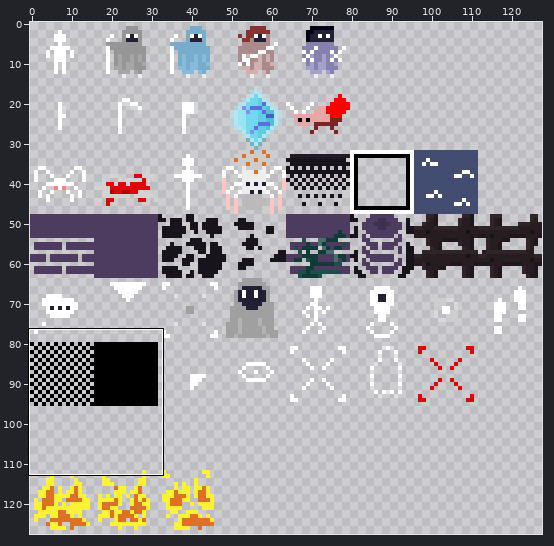
Edited in one commit: sprite sheet (assets/spritesheet.png). The first picture is a wide view before the edit; the outline marks the close-up.
Close-up. Old version:
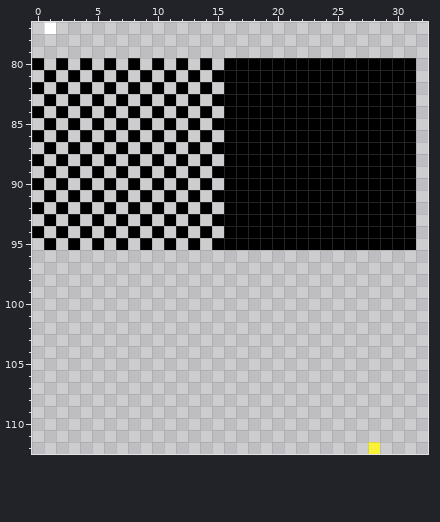
The file is 128x128 pixels. Colours within 5 levels of each other are drawn and written as one. Shown: x 0..32, y 77..112.
And afterwards:
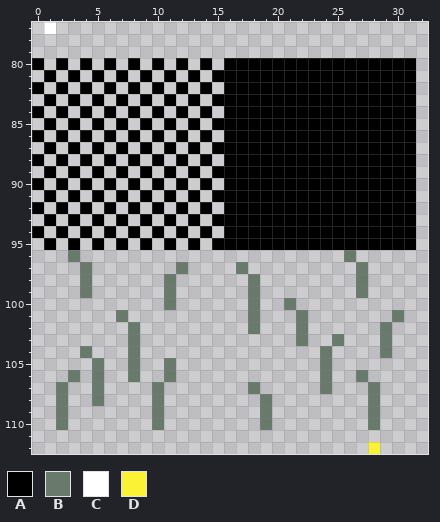
Palette (. is transparent): A #000000  B #687a6c  C #ffffff  D #fbf236
From old to new:
@@ x 0..32 @@
  95 .A.A.A.A.A.A.A.AAAAAAAAAAAAAAAAA.
- 96 .................................
- 97 .................................
- 98 .................................
- 99 .................................
-100 .................................
-101 .................................
-102 .................................
-103 .................................
-104 .................................
-105 .................................
-106 .................................
-107 .................................
-108 .................................
-109 .................................
-110 .................................
+ 96 ...B......................B......
+ 97 ....B.......B....B.........B.....
+ 98 ....B......B......B........B.....
+ 99 ....B......B......B........B.....
+100 ...........B......B..B...........
+101 .......B..........B...B.......B..
+102 ........B.........B...B......B...
+103 ........B.............B..B...B...
+104 ....B...B...............B....B...
+105 .....B..B..B............B........
+106 ...B.B..B..B............B..B.....
+107 ..B..B....B.......B.....B...B....
+108 ..B..B....B........B........B....
+109 ..B.......B........B........B....
+110 ..B.......B........B........B....
 111 .................................
Pixel boxes of the changes (left, top, right, bottom) in both close-ups:
added: (56, 250, 404, 430)
